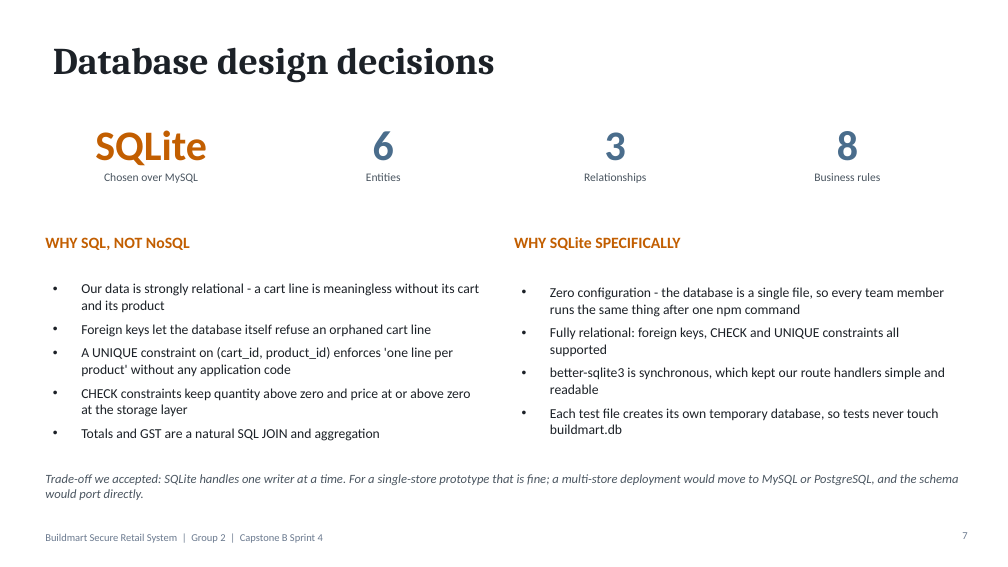
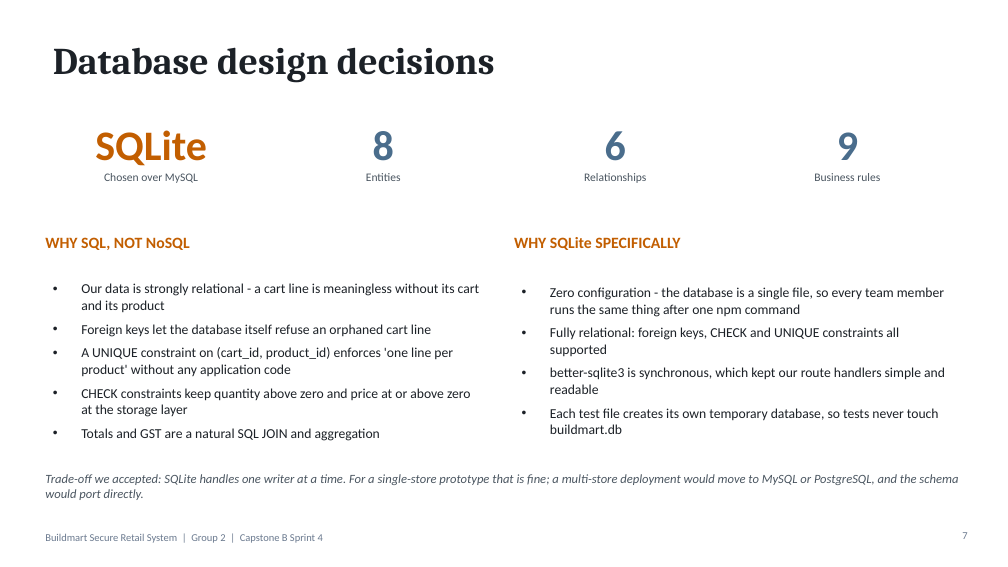
Before and after one commit to CapstoneAB/capstone_A_B, a slide deck: slide 7 of docs/sprint4/presentation/Buildmart-Sprint4-Final-Presentation.pptx. Drawn at 1008x567 pixels with LibreOffice and Linux fonts; fonts in the diff are those of the drawing. Boxes give left, top, right and bottom in pixels: in the first picture for what was removed or moved away, otherwise in the second. Text is boxed around its words. In the diff, an @@ line names an element or a change of style, - is before the commit and + after.

```diff
--- a/docs/sprint4/presentation/Buildmart-Sprint4-Final-Presentation.pptx
+++ b/docs/sprint4/presentation/Buildmart-Sprint4-Final-Presentation.pptx
@@ text at (x1=373, y1=131, x2=394, y2=161): text changed @@
-6
+8
@@ text at (x1=605, y1=131, x2=626, y2=161): text changed @@
-3
+6
@@ text at (x1=837, y1=132, x2=858, y2=160): text changed @@
-8
+9
```
Also in this commit, not shown: 10 other slides changed, 1 slide added, 7 other files.
